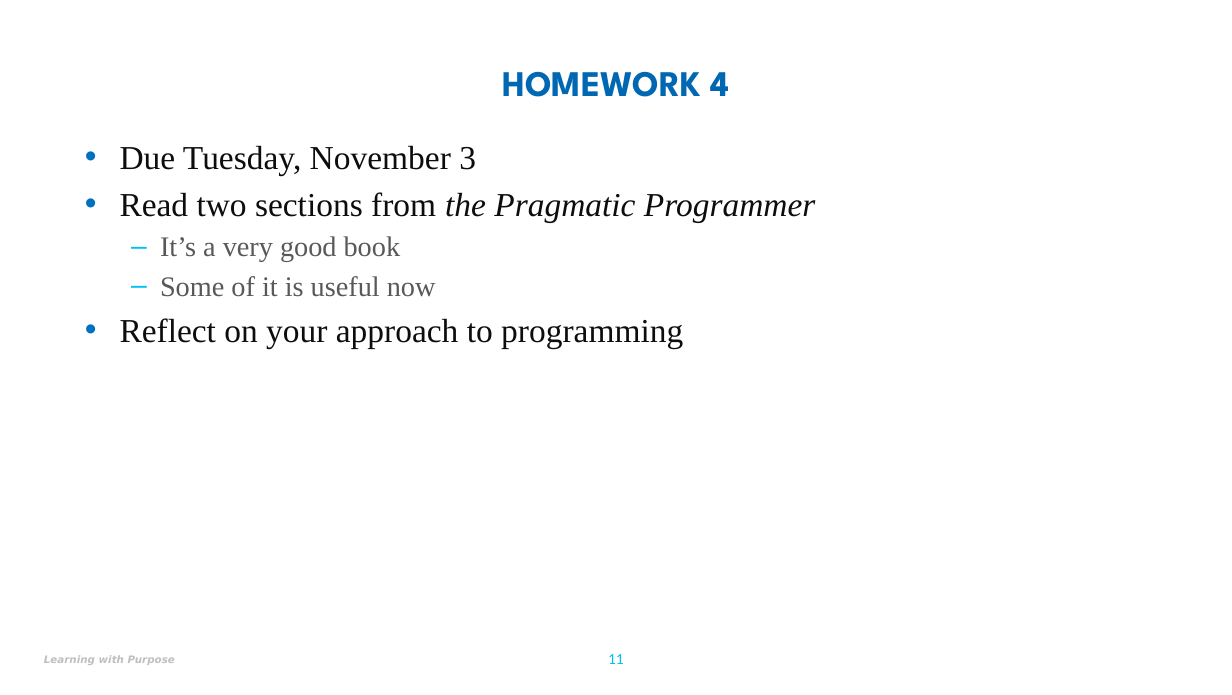
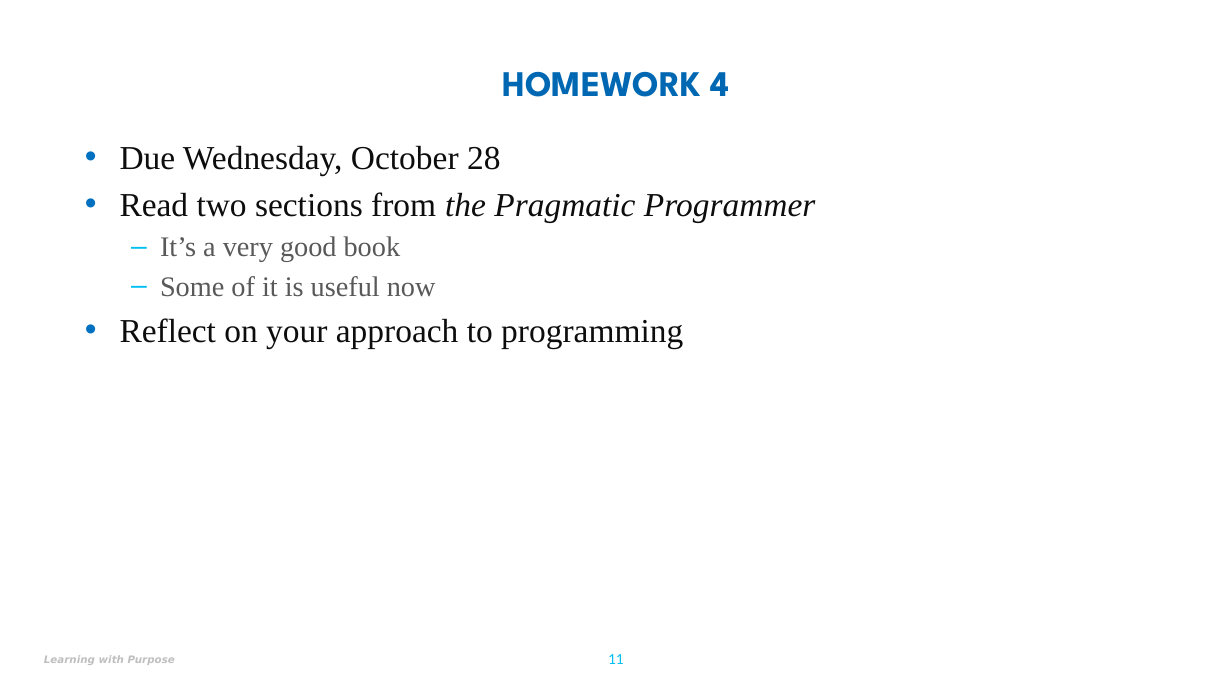
Before and after one commit to jdalyuml/fys-cs, a slide deck: slide 11 of notes/Week8-career-trajectories.pptx. Drawn at 1232x695 pixels with LibreOffice and Linux fonts; fonts in the diff are those of the drawing; background and template pictures are left out. Boxes give left, top, right and bottom in pixels: in the first picture for what was removed or moved away, otherwise in the second. Text is boxed around its words. In the diff, an @@ line names an element or a change of style, - is before the commit and + after.

```diff
--- a/notes/Week8-career-trajectories.pptx
+++ b/notes/Week8-career-trajectories.pptx
@@ text at [120, 145, 500, 175]: text changed @@
-• Due Tuesday, November 3
+• Due Wednesday, October 28
```
Also in this commit, not shown: 2 other files.
